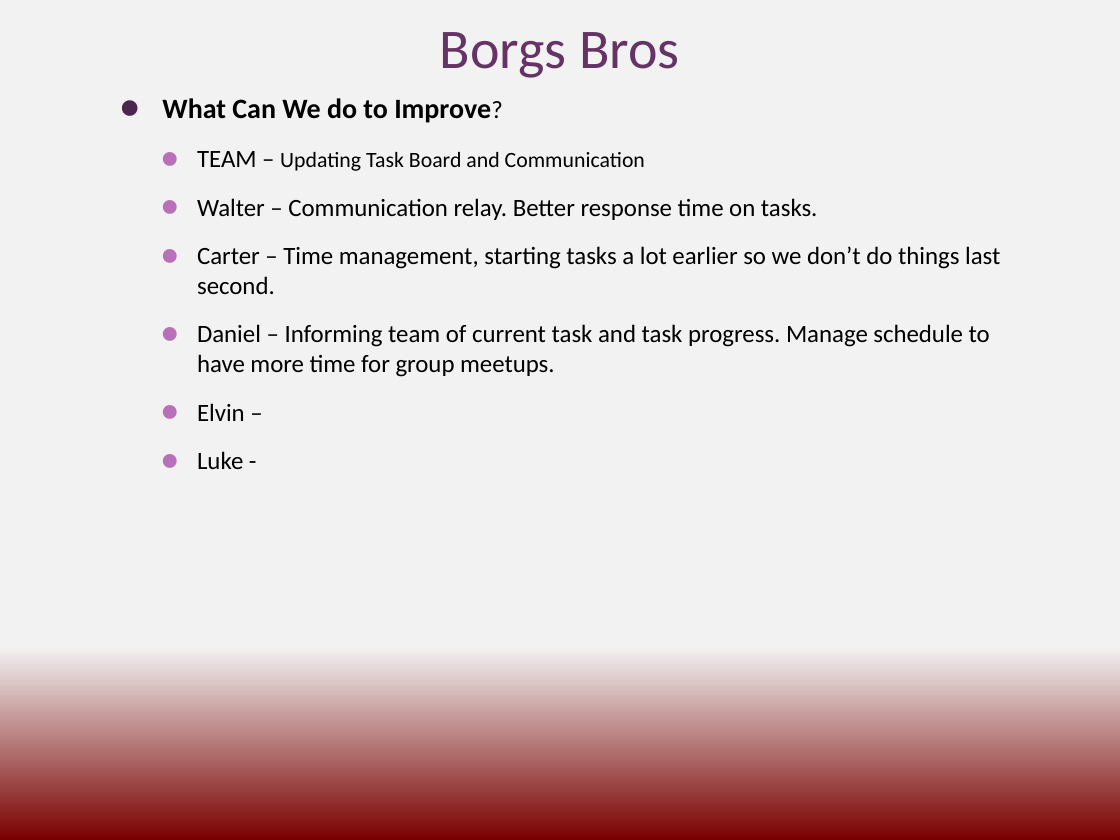
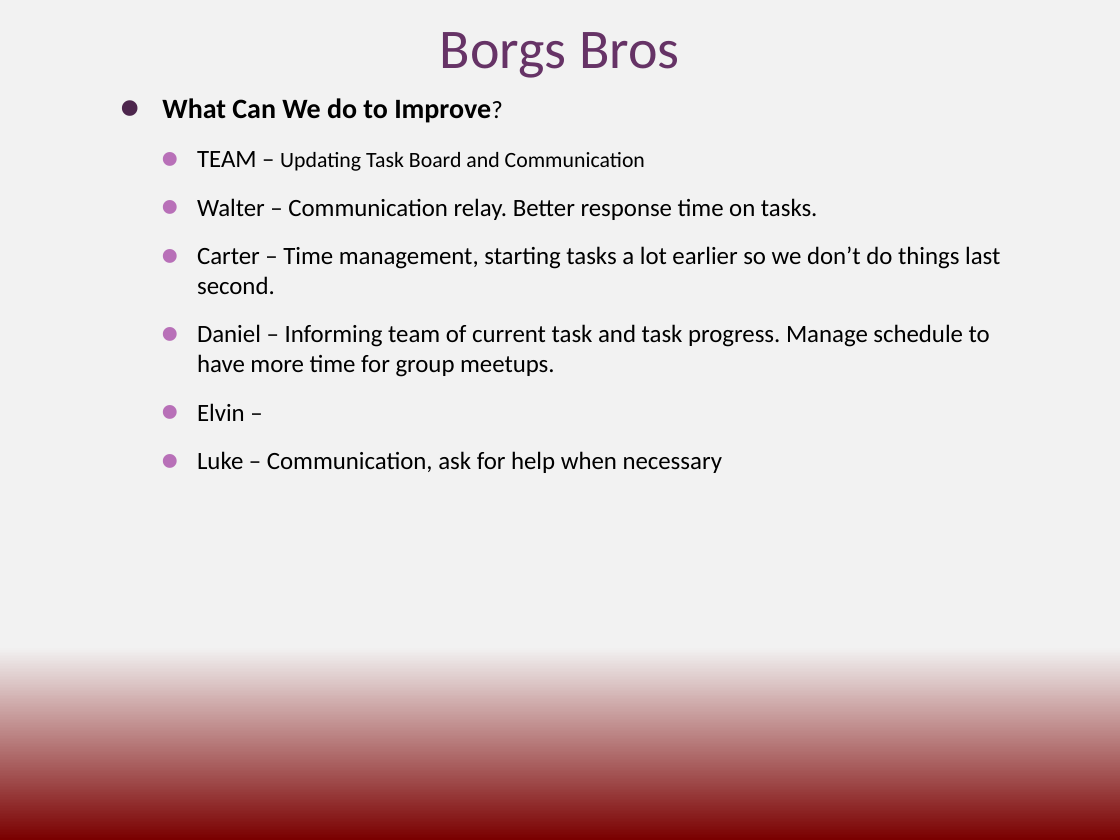
Before and after one commit to waltergarciaguirre/JepTesting, a slide deck: slide 3 of docs/Borgs_Retrospective.pptx. Drawn at 1120x840 pixels with LibreOffice and Linux fonts; fonts in the diff are those of the drawing. Boxes give left, top, right and bottom in pixels: in the first picture for what was removed or moved away, otherwise in the second. Text is boxed around its words. In the diff, an @@ line names an element or a change of style, - is before the commit and + after.

```diff
--- a/docs/Borgs_Retrospective.pptx
+++ b/docs/Borgs_Retrospective.pptx
@@ text at [197,451,722,473]: text changed @@
-    ⚫ Luke -
+    ⚫ Luke – Communication, ask for help when necessary
```
Also in this commit, not shown: 1 other slide changed.
